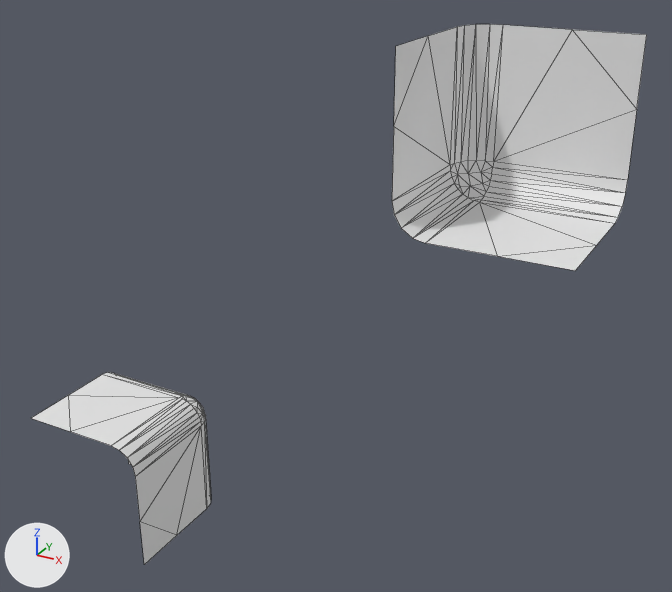
The OBJ model workshops/w6_polygonization/data/bmc/bmc_tiles/t_144.obj, before and after one commit.
The view is the same before and after, from a camera (50 mm lens) standing at (0.753, -1.568, 0.68) and looking at (0.001, -0.201, -0.004). Arrows for +X, +Y and +Z are at lower left; the lights stay in place. Mesh edges are drawn as thin lines. Where no turn or scale is listed for an object, it has been applied to the vertices.

The older version as bpy lines, for what is in view:
```python
me_t_144 = bpy.data.meshes.new('t_144')
me_t_144.from_pydata(...)  # 104 vertices, 156 faces; spans x -0.5..0.5, y -0.5..-0.25, z -0.5..0.5
ob_t_144 = bpy.data.objects.new('t_144', me_t_144)
ob_t_144.location = (0.0, 0.0, 0.0)
```
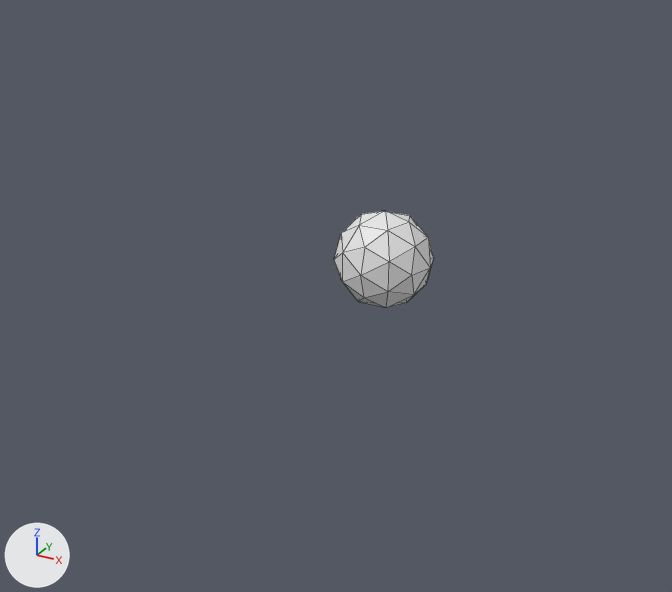
Edits to the bpy script that builds the scene:
```text
Change me_t_144:
    where me_t_144.from_pydata(...)  # 104 vertices, 156 faces; spans x -0.5..0.5, y -0.5..-0.25, z -0.5..0.5
    used by ob_t_144; location = (0.0, 0.0, 0.0)
    me_t_144 part 1: a new loose piece, an icosphere of 80 faces spanning x -0.1..0.1, y -0.1..0.1, z -0.1..0.1
    me_t_144 part 2: the loose piece of 52 vertices spanning x 0.25..0.5, y -0.5..-0.25, z 0.25..0.5 is deleted
    me_t_144 part 3: the loose piece of 52 vertices spanning x -0.5..-0.25, y -0.5..-0.25, z -0.5..-0.25 is deleted
```

Boxes (x1, y1, x2, y2) around the edits, measured in the pictures (672 x 592 px):
't_144', reshaped (84% narrower, 82% shorter)
    before: (32, 24, 647, 565)
    after: (334, 211, 434, 308)
part 1 of me_t_144, added
    after: (334, 211, 434, 308)
part 2 of me_t_144, deleted
    before: (392, 24, 647, 271)
part 3 of me_t_144, deleted
    before: (32, 372, 211, 565)
